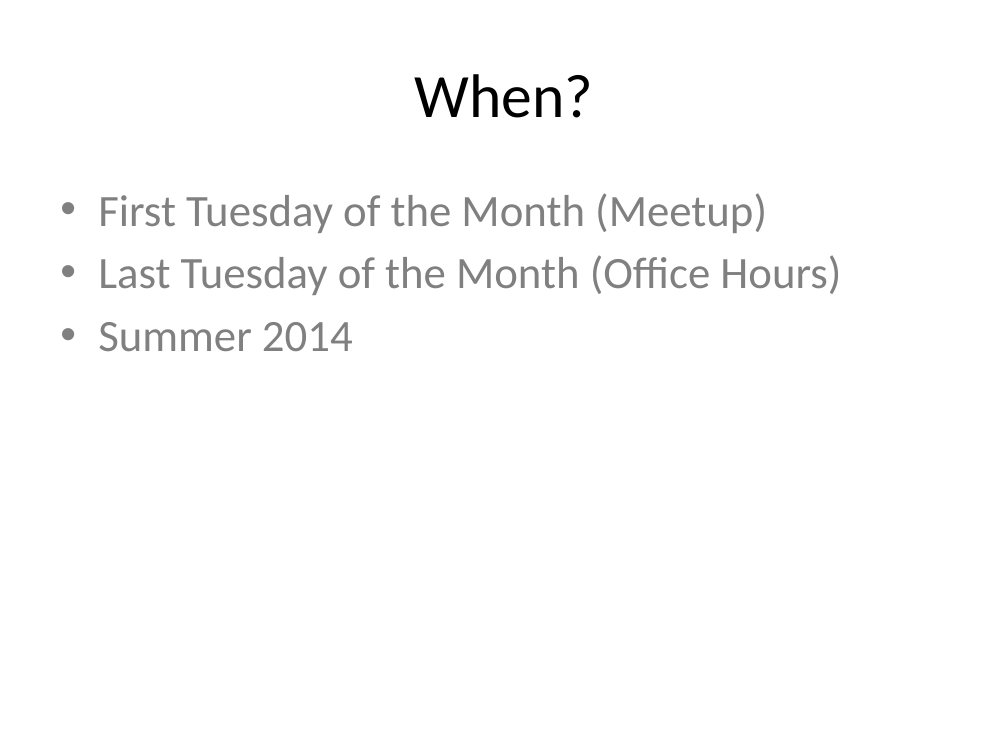
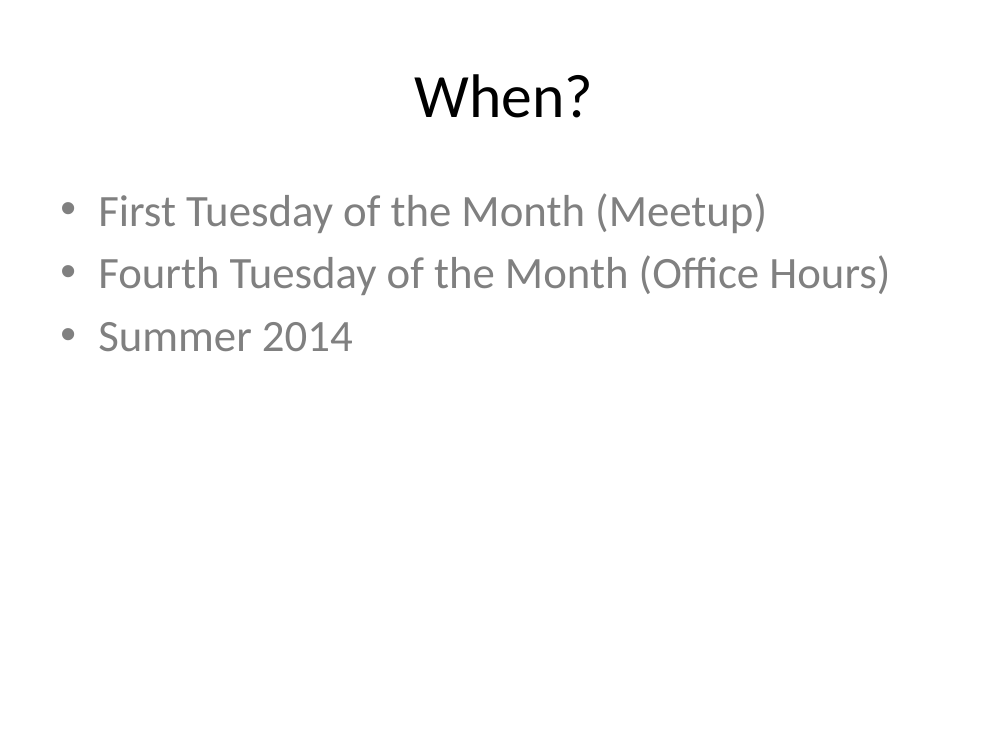
Before and after one commit to DCPython/generic-meetup-slides, a slide deck: slide 21 of DC Python Generic Meetup Slides.pptx. Drawn at 1008x756 pixels with LibreOffice and Linux fonts; fonts in the diff are those of the drawing. Boxes give left, top, right and bottom in pixels: in the first picture for what was removed or moved away, otherwise in the second. Text is boxed around its words. In the diff, an @@ line names an element or a change of style, - is before the commit and + after.

```diff
--- a/DC Python Generic Meetup Slides.pptx
+++ b/DC Python Generic Meetup Slides.pptx
@@ text at [98,255,890,295]: text changed @@
-• Last Tuesday of the Month (Office Hours)
+• Fourth Tuesday of the Month (Office Hours)
```
Also in this commit, not shown: 4 other slides changed.
